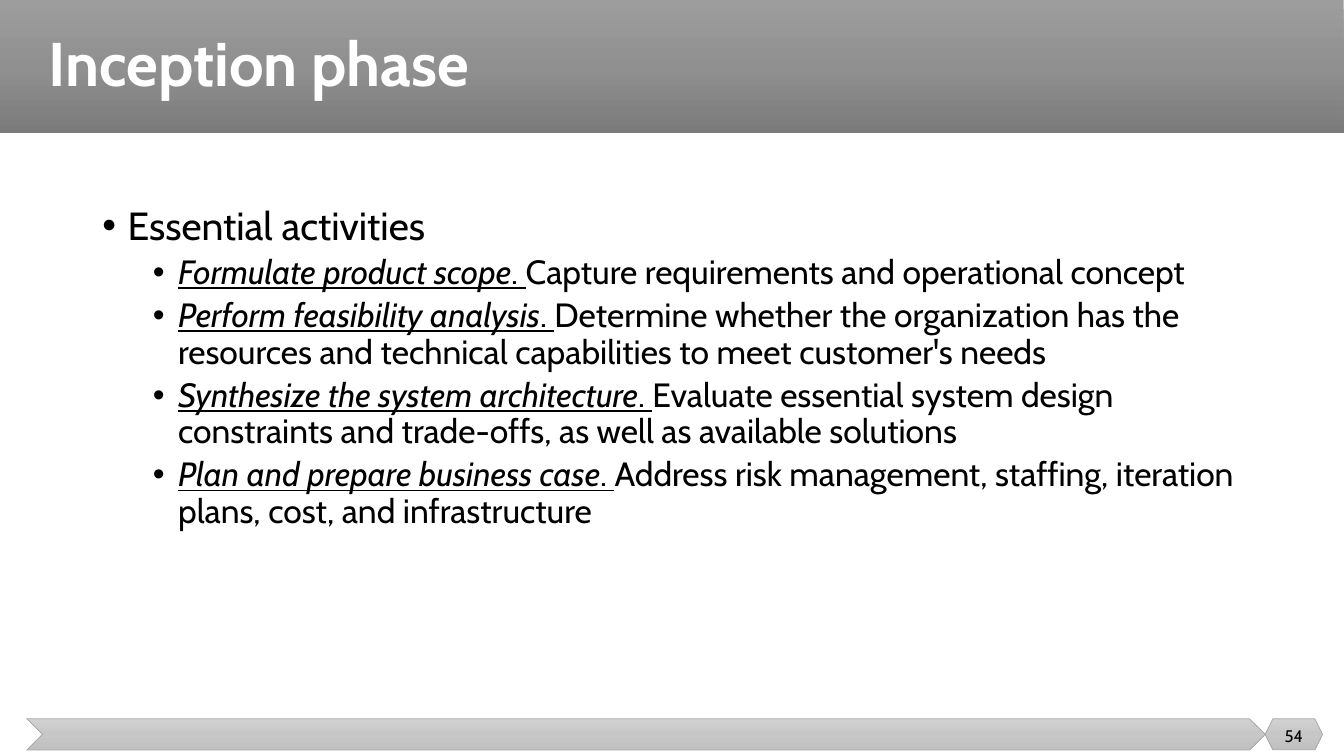
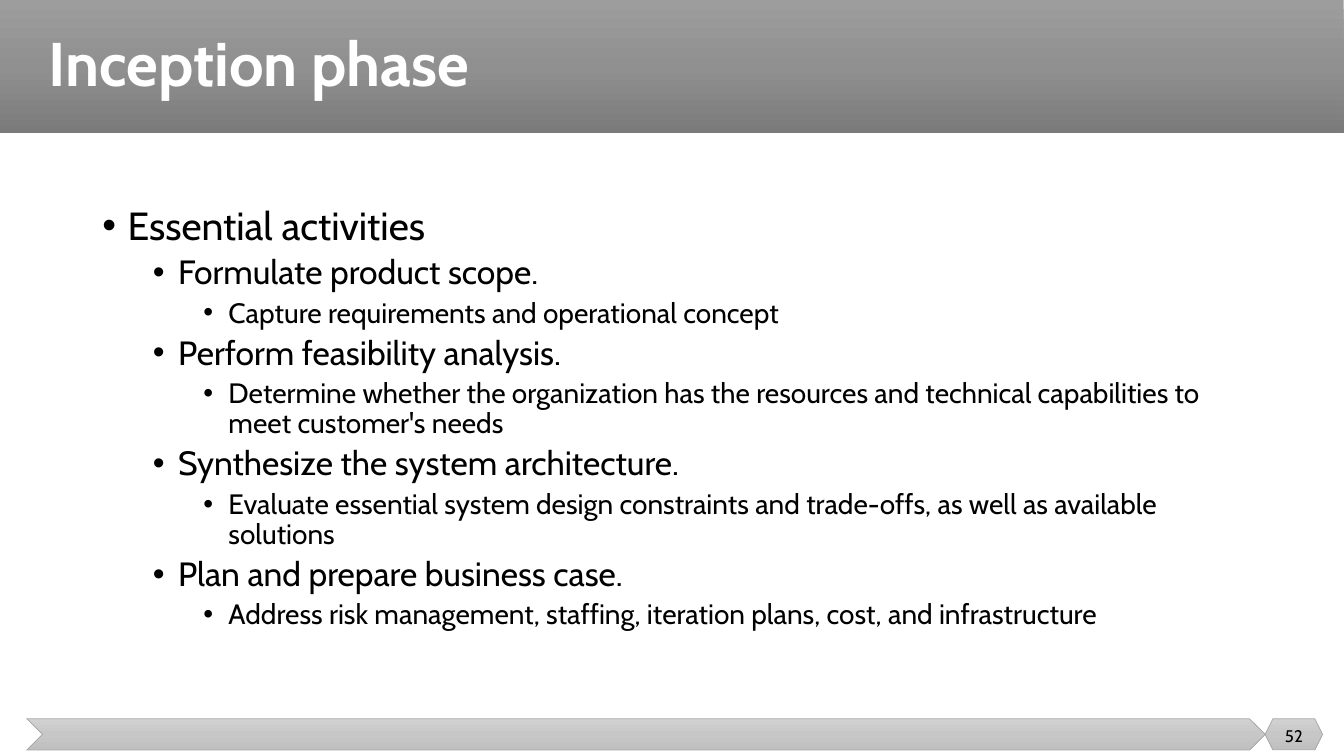
Before and after one commit to malenezi/malenezi, a slide deck: slide 52 of SE423/Lectures/2-SE Context/Project Management and SE Context.pptx (slide 54 before the commit). Drawn at 1344x756 pixels with LibreOffice and Linux fonts; fonts in the diff are those of the drawing. Boxes give left, top, right and bottom in pixels: in the first picture for what was removed or moved away, otherwise in the second. Text is boxed around its words. In the diff, an @@ line names an element or a change of style, - is before the commit and + after.

```diff
--- a/SE423/Lectures/2-SE Context/Project Management and SE Context.pptx
+++ b/SE423/Lectures/2-SE Context/Project Management and SE Context.pptx
@@ text at [178, 258, 1200, 631]: text changed; size 24 to 20 pt @@
-  • Formulate product scope. Capture requirements and operational concept
-  • Perform feasibility analysis. Determine whether the organization has the resources and technical capabilities to meet customer's needs
-  • Synthesize the system architecture. Evaluate essential system design constraints and trade-offs, as well as available solutions
-  • Plan and prepare business case. Address risk management, staffing, iteration plans, cost, and infrastructure
+  • Formulate product scope.
+    • Capture requirements and operational concept
+  • Perform feasibility analysis.
+    • Determine whether the organization has the resources and technical capabilities to meet customer's needs
+  • Synthesize the system architecture.
+    • Evaluate essential system design constraints and trade-offs, as well as available solutions
+  • Plan and prepare business case.
+    • Address risk management, staffing, iteration plans, cost, and infrastructure
@@ page number at [1285, 730, 1303, 742]: text changed @@
-54
+52
```
Also in this commit, not shown: 56 other slides changed, 1 slide added, 15 slides removed, 7 other files.
